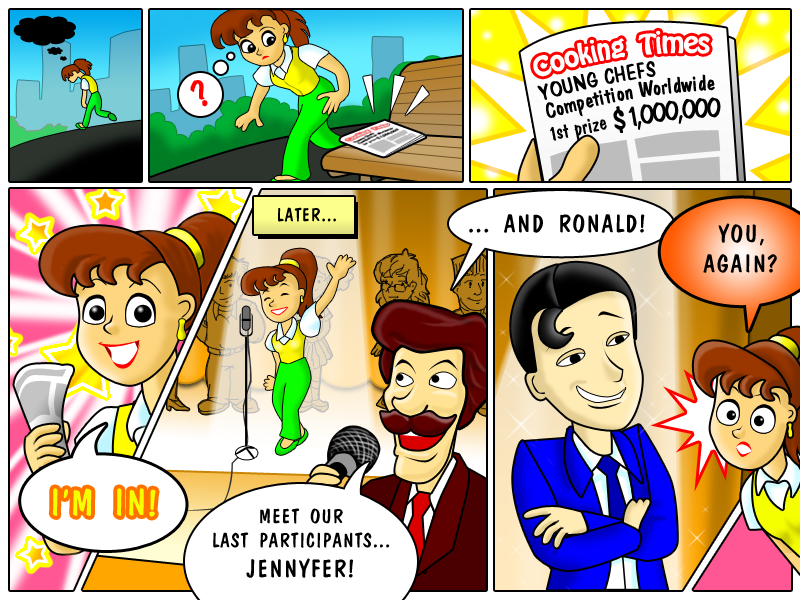
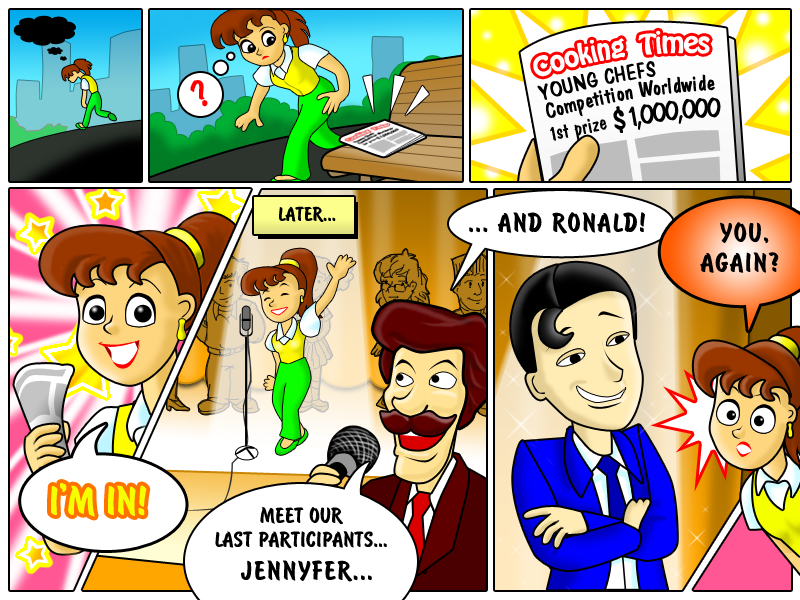
Two versions of the same layered image (800×600). Layer-by-layer changes:
added group "text en" with 6 layers above "Layer 1" over (x1=51, y1=206, x2=779, y2=582)
moved "I'm in!" into group "text en", painted on it over (x1=51, y1=483, x2=156, y2=517)
moved "YOU, AGAIN?" into group "text en", painted on it over (x1=700, y1=222, x2=779, y2=273)
moved "... AND RONALD!" into group "text en", painted on it over (x1=469, y1=212, x2=645, y2=234)
added layer "Jennyfer..." in group "text en" over (x1=241, y1=560, x2=372, y2=582)
moved "MEET OUR LAST PARTICIPANTS..." into group "text en", painted on it over (x1=213, y1=507, x2=390, y2=578)
moved "LATER..." into group "text en", painted on it over (x1=278, y1=206, x2=336, y2=222)
